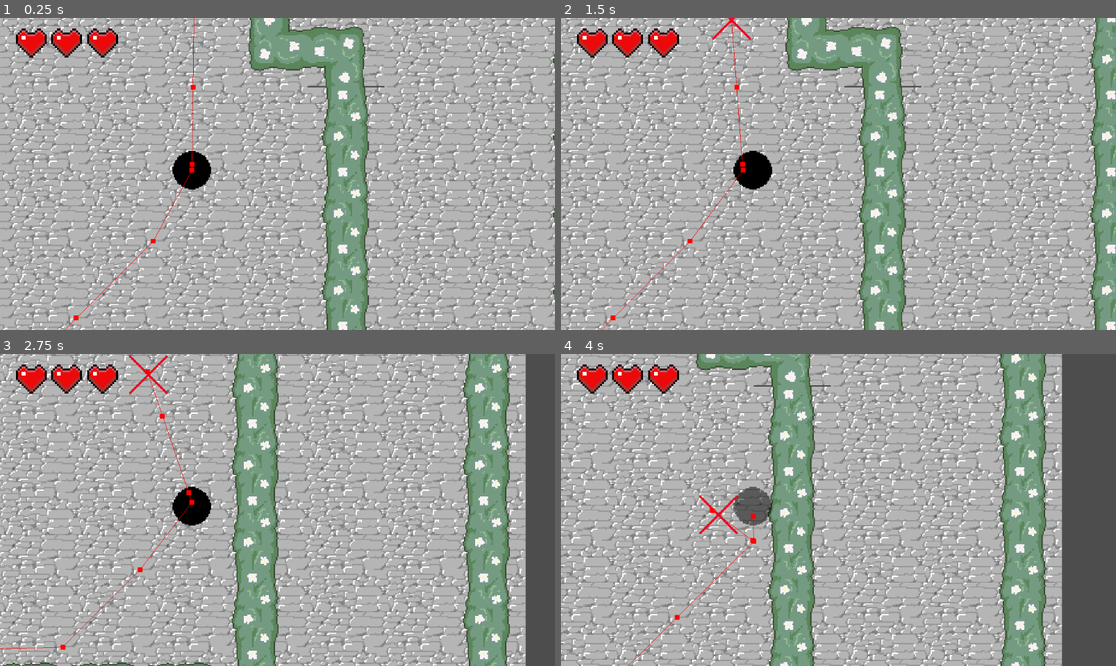
Above: before the commit, frames 1-4 (two rows, left to right).
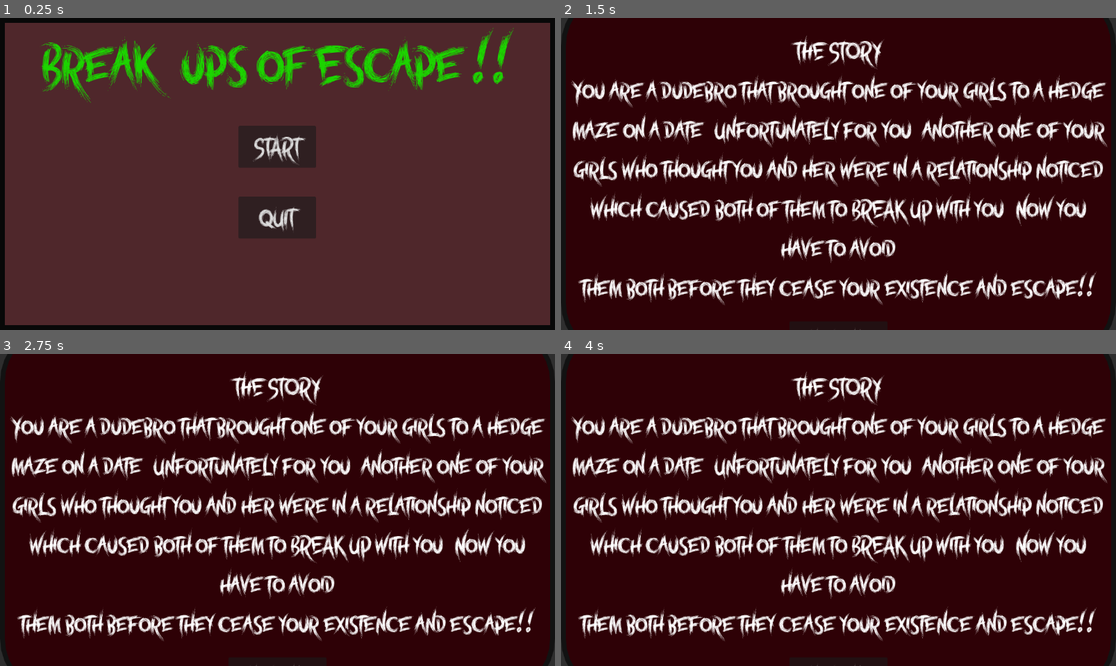
Above: after the commit, the same moments.

Repository: JoshKroft/2025GameJamSpring
Game: Godot game, scene res://Menus/StartMenu.tscn
Same seed, same stepped clock (60 frames per second), same inputs: the game is played once before the commit and once after it. Before the commit the project starts from res://2025 Game Jam.tscn.
Inputs (mouse positions are in pixels of both pictures, inside the frame that each line leads up to):
- Up to frame 1 (0.25 s): no input
- Up to frame 2 (1.5 s): click (838, 145) at 0.5 s, where only the run after the commit has a clickable "START"; tap Enter at 1.25 s; hold D (right) from 1.28 s (still down)
- Up to frame 3 (2.75 s): release D (right) at 2.03 s; hold S (down) from 2.03 s (still down)
- Up to frame 4 (4 s): release S (down) at 2.78 s; hold D (right) 2.78-3.53 s; hold W (up) from 3.53 s (still down)

The runs differ from the first frame. In frame 1, 100% of the frame differs, in the area x 0-100%, y 0-100%; in frame 2, 98%; in frame 3, 98%; in frame 4, 98%.

Commit message:
Everythingelseworksjustheart

Diff:
--- a/2025 Game Jam.tscn
+++ b/2025 Game Jam.tscn
@@ -296,6 +296,9 @@
 navigation_layer_0/layers = 1
 sources/0 = SubResource("TileSetAtlasSource_43iyq")
 
+[sub_resource type="RectangleShape2D" id="RectangleShape2D_s6npn"]
+size = Vector2(91, 25)
+
 [node name="Main" type="Node2D"]
 
 [node name="TileMapLayer" type="TileMapLayer" parent="."]
@@ -310,3 +313,17 @@
 
 [node name="CrazyEx" parent="." instance=ExtResource("5_mlgw5")]
 position = Vector2(-68, -239)
+
+[node name="WinArea" type="Area2D" parent="."]
+position = Vector2(-71, -255)
+
+[node name="CollisionShape2D" type="CollisionShape2D" parent="WinArea"]
+position = Vector2(0.5, 0)
+shape = SubResource("RectangleShape2D_s6npn")
+
+[node name="WinArea2" type="Area2D" parent="."]
+position = Vector2(-142, -510)
+
+[node name="CollisionShape2D" type="CollisionShape2D" parent="WinArea2"]
+position = Vector2(-570, 1194)
+shape = SubResource("RectangleShape2D_s6npn")
--- a/Character Scripts/Player.gd
+++ b/Character Scripts/Player.gd
@@ -49,3 +49,8 @@
 
 func game_over():
 	get_tree().reload_current_scene()
+
+
+func _on_area_2d_body_entered(body: Node2D) -> void:
+	if body.is_in_group("Player"):
+		get_tree().change_scene_to_file("res://Menus/WinMenu.tscn")
--- /dev/null
+++ b/Menus/GameOverScreen.gd
@@ -0,0 +1,8 @@
+extends CanvasLayer
+
+func _on_restart_button_pressed() -> void:
+	get_tree().change_scene_to_file("res://2025 Game Jam.tscn")
+
+
+func _on_quit_button_pressed() -> void:
+	get_tree().quit()
--- /dev/null
+++ b/Menus/GameOverScreen.tscn
@@ -0,0 +1,67 @@
+[gd_scene load_steps=5 format=3 uid="uid://1u7cg8s0b2c7"]
+
+[ext_resource type="FontFile" uid="uid://cn8dl3hry66n0" path="res://Fonts/NIGHTCORE DEMO.TTF" id="1_7pe0s"]
+[ext_resource type="Script" path="res://Menus/GameOverScreen.gd" id="1_bjl6i"]
+
+[sub_resource type="StyleBoxFlat" id="StyleBoxFlat_unn0m"]
+bg_color = Color(0.311286, 0.152061, 0.170154, 1)
+border_width_left = 10
+border_width_top = 10
+border_width_right = 10
+border_width_bottom = 10
+border_color = Color(0.0338533, 0.0338533, 0.0338532, 1)
+shadow_color = Color(0.154876, 0.154876, 0.154876, 0.6)
+shadow_size = 50
+
+[sub_resource type="LabelSettings" id="LabelSettings_qybro"]
+font = ExtResource("1_7pe0s")
+font_size = 110
+font_color = Color(0.83, 0.0138333, 0, 1)
+
+[node name="GameOverScreen" type="CanvasLayer"]
+script = ExtResource("1_bjl6i")
+
+[node name="MarginContainer" type="MarginContainer" parent="."]
+anchors_preset = 15
+anchor_right = 1.0
+anchor_bottom = 1.0
+grow_horizontal = 2
+grow_vertical = 2
+size_flags_horizontal = 4
+size_flags_vertical = 4
+
+[node name="PanelContainer" type="PanelContainer" parent="MarginContainer"]
+layout_mode = 2
+theme_override_styles/panel = SubResource("StyleBoxFlat_unn0m")
+
+[node name="Rows" type="VBoxContainer" parent="MarginContainer/PanelContainer"]
+layout_mode = 2
+theme_override_constants/separation = 40
+
+[node name="Title" type="Label" parent="MarginContainer/PanelContainer/Rows"]
+layout_mode = 2
+text = "Game   Over!!"
+label_settings = SubResource("LabelSettings_qybro")
+horizontal_alignment = 1
+
+[node name="CenterContainer" type="CenterContainer" parent="MarginContainer/PanelContainer/Rows"]
+layout_mode = 2
+
+[node name="VBoxContainer" type="VBoxContainer" parent="MarginContainer/PanelContainer/Rows/CenterContainer"]
+layout_mode = 2
+theme_override_constants/separation = 60
+
+[node name="RestartButton" type="Button" parent="MarginContainer/PanelContainer/Rows/CenterContainer/VBoxContainer"]
+layout_mode = 2
+theme_override_fonts/font = ExtResource("1_7pe0s")
+theme_override_font_sizes/font_size = 50
+text = "   RESTART   "
+
+[node name="QuitButton" type="Button" parent="MarginContainer/PanelContainer/Rows/CenterContainer/VBoxContainer"]
+layout_mode = 2
+theme_override_fonts/font = ExtResource("1_7pe0s")
+theme_override_font_sizes/font_size = 50
+text = "QUIT"
+
+[connection signal="pressed" from="MarginContainer/PanelContainer/Rows/CenterContainer/VBoxContainer/RestartButton" to="." method="_on_restart_button_pressed"]
+[connection signal="pressed" from="MarginContainer/PanelContainer/Rows/CenterContainer/VBoxContainer/QuitButton" to="." method="_on_quit_button_pressed"]
--- /dev/null
+++ b/Menus/StartMenu.gd
@@ -0,0 +1,8 @@
+extends CanvasLayer
+
+func _on_restart_button_pressed() -> void:
+	get_tree().change_scene_to_file("res://Menus/StoryScreen.tscn")
+
+
+func _on_quit_button_pressed() -> void:
+	get_tree().quit()
--- /dev/null
+++ b/Menus/StartMenu.tscn
@@ -0,0 +1,67 @@
+[gd_scene load_steps=5 format=3 uid="uid://3vlhu5ymmxbs"]
+
+[ext_resource type="Script" path="res://Menus/StartMenu.gd" id="1_gg1tq"]
+[ext_resource type="FontFile" uid="uid://cn8dl3hry66n0" path="res://Fonts/NIGHTCORE DEMO.TTF" id="2_mkp5f"]
+
+[sub_resource type="StyleBoxFlat" id="StyleBoxFlat_unn0m"]
+bg_color = Color(0.311286, 0.152061, 0.170154, 1)
+border_width_left = 10
+border_width_top = 10
+border_width_right = 10
+border_width_bottom = 10
+border_color = Color(0.0338533, 0.0338533, 0.0338532, 1)
+shadow_color = Color(0.154876, 0.154876, 0.154876, 0.6)
+shadow_size = 50
+
+[sub_resource type="LabelSettings" id="LabelSettings_qybro"]
+font = ExtResource("2_mkp5f")
+font_size = 110
+font_color = Color(0.110667, 0.83, 0, 1)
+
+[node name="StartMenu" type="CanvasLayer"]
+script = ExtResource("1_gg1tq")
+
+[node name="MarginContainer" type="MarginContainer" parent="."]
+anchors_preset = 15
+anchor_right = 1.0
+anchor_bottom = 1.0
+grow_horizontal = 2
+grow_vertical = 2
+size_flags_horizontal = 4
+size_flags_vertical = 4
+
+[node name="PanelContainer" type="PanelContainer" parent="MarginContainer"]
+layout_mode = 2
+theme_override_styles/panel = SubResource("StyleBoxFlat_unn0m")
+
+[node name="Rows" type="VBoxContainer" parent="MarginContainer/PanelContainer"]
+layout_mode = 2
+theme_override_constants/separation = 40
+
+[node name="Title" type="Label" parent="MarginContainer/PanelContainer/Rows"]
+layout_mode = 2
+text = "Break-ups of Escape !!"
+label_settings = SubResource("LabelSettings_qybro")
+horizontal_alignment = 1
+
+[node name="CenterContainer" type="CenterContainer" parent="MarginContainer/PanelContainer/Rows"]
+layout_mode = 2
+
+[node name="VBoxContainer" type="VBoxContainer" parent="MarginContainer/PanelContainer/Rows/CenterContainer"]
+layout_mode = 2
+theme_override_constants/separation = 60
+
+[node name="StartButton" type="Button" parent="MarginContainer/PanelContainer/Rows/CenterContainer/VBoxContainer"]
+layout_mode = 2
+theme_override_fonts/font = ExtResource("2_mkp5f")
+theme_override_font_sizes/font_size = 50
+text = "   START   "
+
+[node name="QuitButton" type="Button" parent="MarginContainer/PanelContainer/Rows/CenterContainer/VBoxContainer"]
+layout_mode = 2
+theme_override_fonts/font = ExtResource("2_mkp5f")
+theme_override_font_sizes/font_size = 50
+text = "QUIT"
+
+[connection signal="pressed" from="MarginContainer/PanelContainer/Rows/CenterContainer/VBoxContainer/StartButton" to="." method="_on_restart_button_pressed"]
+[connection signal="pressed" from="MarginContainer/PanelContainer/Rows/CenterContainer/VBoxContainer/QuitButton" to="." method="_on_quit_button_pressed"]
--- /dev/null
+++ b/Menus/StoryScreen.tscn
@@ -0,0 +1,59 @@
+[gd_scene load_steps=5 format=3 uid="uid://bymlpm5usskxy"]
+
+[ext_resource type="Script" path="res://StoryScreen.gd" id="1_780j1"]
+[ext_resource type="FontFile" uid="uid://cn8dl3hry66n0" path="res://Fonts/NIGHTCORE DEMO.TTF" id="2_y3opj"]
+
+[sub_resource type="Theme" id="Theme_5cjln"]
+
+[sub_resource type="StyleBoxFlat" id="StyleBoxFlat_r0rgd"]
+bg_color = Color(0.180426, 0.00643928, 0.0252939, 1)
+border_width_left = 10
+border_width_top = 10
+border_width_right = 10
+border_width_bottom = 10
+border_color = Color(0.0728426, 0.0728427, 0.0728426, 1)
+corner_radius_top_left = 120
+corner_radius_top_right = 120
+corner_radius_bottom_right = 120
+corner_radius_bottom_left = 120
+
+[node name="StoryScreen" type="CanvasLayer"]
+script = ExtResource("1_780j1")
+
+[node name="VBoxContainer" type="PanelContainer" parent="."]
+anchors_preset = 15
+anchor_right = 1.0
+anchor_bottom = 1.0
+grow_horizontal = 2
+grow_vertical = 2
+
+[node name="PanelContainer" type="PanelContainer" parent="VBoxContainer"]
+layout_mode = 2
+theme = SubResource("Theme_5cjln")
+theme_override_styles/panel = SubResource("StyleBoxFlat_r0rgd")
+
+[node name="VBoxContainer" type="VBoxContainer" parent="VBoxContainer/PanelContainer"]
+layout_mode = 2
+theme_override_constants/separation = 30
+
+[node name="Story" type="Label" parent="VBoxContainer/PanelContainer/VBoxContainer"]
+layout_mode = 2
+theme_override_fonts/font = ExtResource("2_y3opj")
+theme_override_font_sizes/font_size = 50
+text = "
+THE STORY
+You are a dudebro that brought one of your girls to a hedge maze on a date. Unfortunately for you, another one of your girls who thought you and her were in a relationship noticed which caused both of them to BREAK UP with you. Now you have to avoid
+them both before they cease your existence and escape!!"
+horizontal_alignment = 1
+autowrap_mode = 3
+
+[node name="CenterContainer" type="CenterContainer" parent="VBoxContainer/PanelContainer/VBoxContainer"]
+layout_mode = 2
+
+[node name="StartButton" type="Button" parent="VBoxContainer/PanelContainer/VBoxContainer/CenterContainer"]
+layout_mode = 2
+theme_override_fonts/font = ExtResource("2_y3opj")
+theme_override_font_sizes/font_size = 40
+text = "  START GAME  "
+
+[connection signal="pressed" from="VBoxContainer/PanelContainer/VBoxContainer/CenterContainer/StartButton" to="." method="_on_button_pressed"]
--- /dev/null
+++ b/Menus/WinArea.tscn
@@ -0,0 +1,9 @@
+[gd_scene load_steps=2 format=3 uid="uid://cc1o2ydbboccd"]
+
+[sub_resource type="RectangleShape2D" id="RectangleShape2D_lchli"]
+size = Vector2(92, 20)
+
+[node name="WinArea" type="Area2D"]
+
+[node name="CollisionShape2D" type="CollisionShape2D" parent="."]
+shape = SubResource("RectangleShape2D_lchli")
--- /dev/null
+++ b/Menus/WinMenu.tscn
@@ -0,0 +1,68 @@
+[gd_scene load_steps=5 format=3 uid="uid://bpx3dcvdvjok7"]
+
+[ext_resource type="Script" path="res://Menus/GameOverScreen.gd" id="1_h3ujh"]
+[ext_resource type="FontFile" uid="uid://cn8dl3hry66n0" path="res://Fonts/NIGHTCORE DEMO.TTF" id="2_dtegv"]
+
+[sub_resource type="StyleBoxFlat" id="StyleBoxFlat_unn0m"]
+bg_color = Color(0.311286, 0.152061, 0.170154, 1)
+border_width_left = 10
+border_width_top = 10
+border_width_right = 10
+border_width_bottom = 10
+border_color = Color(0.0338533, 0.0338533, 0.0338532, 1)
+shadow_color = Color(0.154876, 0.154876, 0.154876, 0.6)
+shadow_size = 50
+
+[sub_resource type="LabelSettings" id="LabelSettings_qybro"]
+font = ExtResource("2_dtegv")
+font_size = 110
+font_color = Color(0.110667, 0.83, 0, 1)
+
+[node name="StartMenu" type="CanvasLayer"]
+script = ExtResource("1_h3ujh")
+
+[node name="MarginContainer" type="MarginContainer" parent="."]
+anchors_preset = 15
+anchor_right = 1.0
+anchor_bottom = 1.0
+grow_horizontal = 2
+grow_vertical = 2
+size_flags_horizontal = 4
+size_flags_vertical = 4
+theme_override_constants/margin_bottom = 40
+
+[node name="PanelContainer" type="PanelContainer" parent="MarginContainer"]
+layout_mode = 2
+theme_override_styles/panel = SubResource("StyleBoxFlat_unn0m")
+
+[node name="Rows" type="VBoxContainer" parent="MarginContainer/PanelContainer"]
+layout_mode = 2
+theme_override_constants/separation = 40
+
+[node name="Title" type="Label" parent="MarginContainer/PanelContainer/Rows"]
+layout_mode = 2
+text = "YOU ESCAPED!! (and won)"
+label_settings = SubResource("LabelSettings_qybro")
+horizontal_alignment = 1
+
+[node name="CenterContainer" type="CenterContainer" parent="MarginContainer/PanelContainer/Rows"]
+layout_mode = 2
+
+[node name="VBoxContainer" type="VBoxContainer" parent="MarginContainer/PanelContainer/Rows/CenterContainer"]
+layout_mode = 2
+theme_override_constants/separation = 60
+
+[node name="RestartButton" type="Button" parent="MarginContainer/PanelContainer/Rows/CenterContainer/VBoxContainer"]
+layout_mode = 2
+theme_override_fonts/font = ExtResource("2_dtegv")
+theme_override_font_sizes/font_size = 50
+text = "   START   "
+
+[node name="QuitButton" type="Button" parent="MarginContainer/PanelContainer/Rows/CenterContainer/VBoxContainer"]
+layout_mode = 2
+theme_override_fonts/font = ExtResource("2_dtegv")
+theme_override_font_sizes/font_size = 50
+text = "QUIT"
+
+[connection signal="pressed" from="MarginContainer/PanelContainer/Rows/CenterContainer/VBoxContainer/RestartButton" to="." method="_on_restart_button_pressed"]
+[connection signal="pressed" from="MarginContainer/PanelContainer/Rows/CenterContainer/VBoxContainer/QuitButton" to="." method="_on_quit_button_pressed"]
--- /dev/null
+++ b/StoryScreen.gd
@@ -0,0 +1,5 @@
+extends CanvasLayer
+
+
+func _on_button_pressed() -> void:
+	get_tree().change_scene_to_file("res://2025 Game Jam.tscn")
--- a/project.godot
+++ b/project.godot
@@ -11,7 +11,7 @@
 [application]
 
 config/name="2025 Game Jam"
-run/main_scene="res://2025 Game Jam.tscn"
+run/main_scene="res://Menus/StartMenu.tscn"
 config/features=PackedStringArray("4.3", "Forward Plus")
 config/icon="res://icon.svg"
 
Not shown: 1 places in 2025 Game Jam WIP.tscn that only renumber resources
Not shown: 1 places in 2025 Game Jam.tscn that only renumber resources
Binary file added: Fonts/NIGHTCORE DEMO.TTF
Not shown, added: Fonts/NIGHTCORE DEMO.TTF.import
Binary file added: Fonts/WHO ASKS SATAN.TTF
Not shown, added: Fonts/WHO ASKS SATAN.TTF.import
Not shown: 1 places in GameJam2025.tscn that only renumber resources
